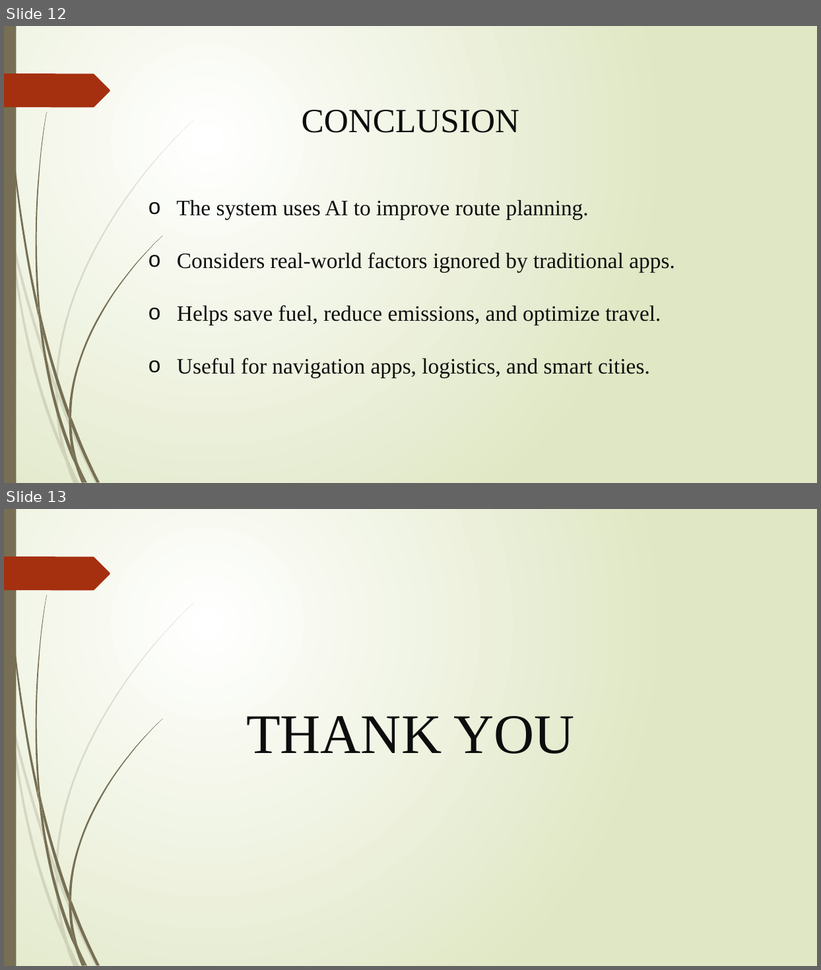
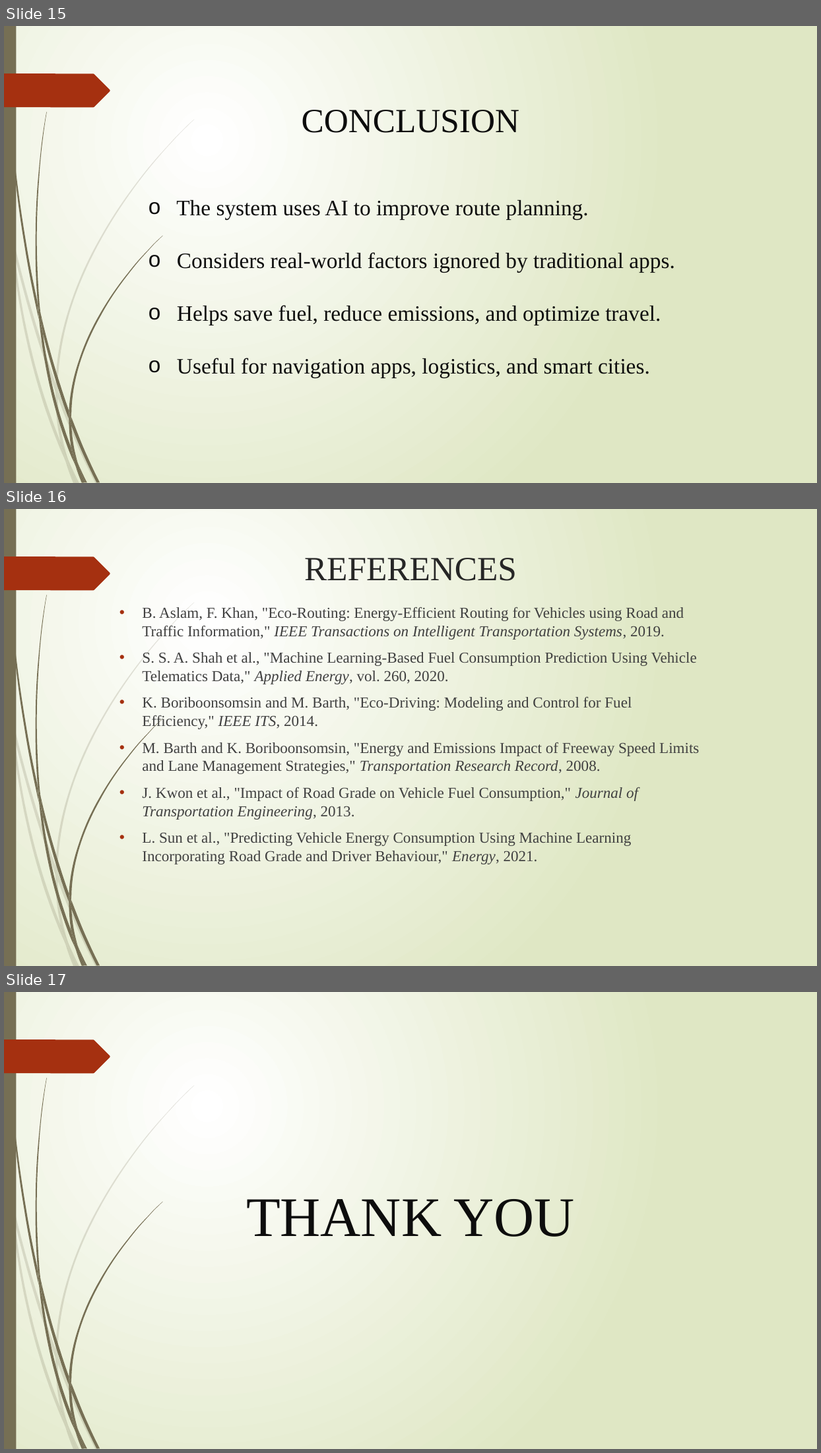
Before and after one commit to Ankit-Pramanick/Fuel_optimization, a slide deck: Project Report.pptx. Shown one above the other, each under a label of ours: slides 12 and 13 before the commit, slides 15, 16 and 17 after it. The pictures are 821x970 and 821x1453 pixels, drawn with LibreOffice and Linux fonts; fonts in the diff are those of the drawing. Boxes give left, top, right and bottom in pixels: in the first picture for what was removed or moved away, otherwise in the second. Text is boxed around its words. In the diff, an @@ line names an element or a change of style, - is before the commit and + after.

```diff
--- a/Project Report.pptx
+++ b/Project Report.pptx
@@ slide 16 added at (x1=4, y1=509, x2=817, y2=966), background gradient #FFFFFF to #DFE8C4; not listed: 24 template elements that a slide beside it also shows @@
@@ title added at (x1=304, y1=558, x2=517, y2=581), 40 pt, text #262626 @@
+REFERENCES
@@ text added at (x1=142, y1=607, x2=699, y2=865), 18 pt, text #404040 @@
+• B. Aslam, F. Khan, "Eco-Routing: Energy-Efficient Routing for Vehicles using Road and Traffic Information," IEEE Transactions on Intelligent Transportation Systems, 2019.
+• S. S. A. Shah et al., "Machine Learning-Based Fuel Consumption Prediction Using Vehicle Telematics Data," Applied Energy, vol. 260, 2020.
+• K. Boriboonsomsin and M. Barth, "Eco-Driving: Modeling and Control for Fuel Efficiency," IEEE ITS, 2014.
+• M. Barth and K. Boriboonsomsin, "Energy and Emissions Impact of Freeway Speed Limits and Lane Management Strategies," Transportation Research Record, 2008.
+• J. Kwon et al., "Impact of Road Grade on Vehicle Fuel Consumption," Journal of Transportation Engineering, 2013.
+• L. Sun et al., "Predicting Vehicle Energy Consumption Using Machine Learning Incorporating Road Grade and Driver Behaviour," Energy, 2021.
@@ what was slide 12 is now slide 15 @@
@@ what was slide 13 is now slide 17 @@
```
Also in this commit, not shown: 6 slides changed, 4 other slides added, 1 slide removed.
